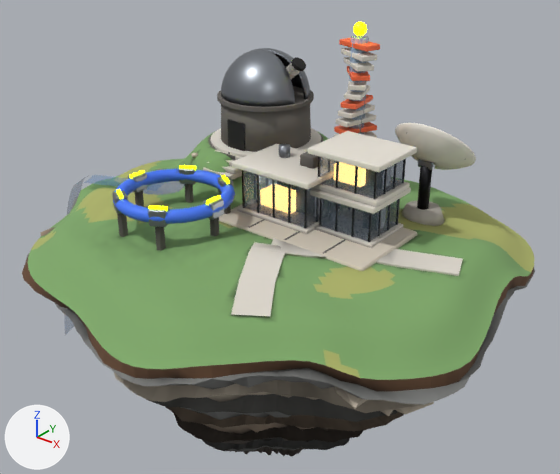
Renders of the glTF model public/models/islands/research.glb from each side of a commit.
One viewpoint serves both versions: a camera (50 mm lens) standing at (13.8, -17.12, 10.36) and looking at (-0.22, 0.41, -0.51). Lighting does not change. The marker at lower left points along +X, +Y and +Z. The older version comes first. Where no turn or scale is listed for an object, it has been applied to the vertices. Vertices at exactly the same position are counted once.

Names of what the first picture shows: 'anim_spin_dish', 'anim_spin_dome', 'buildings', 'foundation', 'landmarks', 'props', 'terrain' and 3 more.
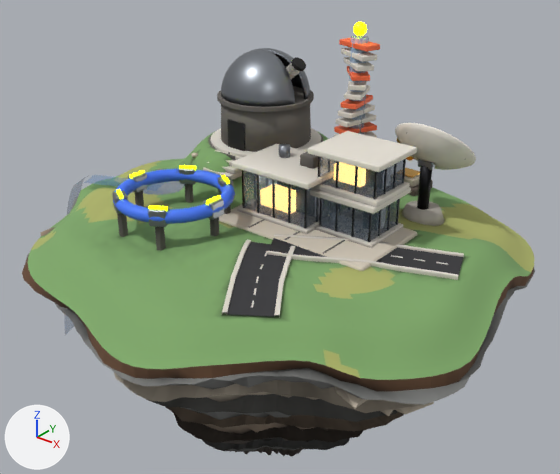
Where the newer file only moved an object's origin or applied its transform, the numbers keep the older frame.

The change, as JSON lines over the scene's bpy script:
```json
{"op": "add", "block": "mat_m_gold", "code": ["mat_m_gold = bpy.data.materials.new('M_gold')", "# nodes: BsdfPrincipled, Mix, OutputMaterial, VertexColor", "# colours: orange #f1b84b, mixed with the vertex colours"]}
{"op": "add", "block": "mat_m_asphalt", "code": ["mat_m_asphalt = bpy.data.materials.new('M_asphalt')", "# nodes: BsdfPrincipled, Mix, OutputMaterial, VertexColor", "# colours: dark grey #3a3a3d, mixed with the vertex colours"]}
{"block": "me_terrain", "where": "# used by ob_terrain; location = (0.05, -0.26, 0.53)"}
{"op": "remove", "block": "me_terrain", "code": "me_terrain.from_pydata(...)  # 4429 vertices, 8646 faces; spans x -7.6..7.6, y -7.2..7.2, z -1.2..1.2"}
{"op": "add", "block": "me_terrain", "code": "me_terrain.from_pydata(...)  # 4645 vertices, 8946 faces; spans x -7.6..7.6, y -7.2..7.2, z -1.2..1.2"}
{"block": "me_terrain", "change": "me_terrain part 1: a new loose piece of 64 vertices spanning x 1.5..6.2, y -2.2..0.1, z -0.2..0.2, in mat_m_concrete_light"}
{"block": "me_terrain", "change": "me_terrain part 2: a new loose piece of 64 vertices spanning x 0.9..5.8, y -1.1..1.3, z -0.2..0.1, in mat_m_concrete_light"}
{"block": "me_terrain", "change": "me_terrain part 3: a new loose piece of 44 vertices spanning x 0.6..2.7, y -5.2..-1.9, z -0.2..0.2, in mat_m_concrete_light"}
{"block": "me_terrain", "change": "me_terrain part 4: 67 vertices moved from x 1.3..6.1, y -5.0..1.1, z -0.2..0.1 to x 1.3..6.2, y -5.1..1.2, z -0.2..0.1; 47 vertices removed from x 0.8..4.2, y -3.6..0.4, z -0.2..0.2; 91 vertices added at x 0.7..4.2, y -4.4..0.5, z -0.2..0.2"}
{"block": "me_terrain", "change": "me_terrain part 5: 774 kept faces spanning x -0.9..6.2, y -5.5..6.5, z -0.6..1.0 get new vertex colours"}
{"block": "me_terrain", "change": "me_terrain part 6: 61 faces spanning x 1.9..6.2, y -5.1..1.2, z -0.2..0.0 switch from mat_m_concrete_light to mat_m_asphalt"}
{"block": "me_buildings", "where": "# used by ob_buildings; location = (-0.06, 1.71, 2.85)"}
{"op": "remove", "block": "me_buildings", "code": "me_buildings.from_pydata(...)  # 924 vertices, 1724 faces; spans x -4.16..4.16, y -2.51..2.51, z -2.62..2.62"}
{"op": "add", "block": "me_buildings", "code": "me_buildings.from_pydata(...)  # 996 vertices, 1856 faces; spans x -4.16..4.16, y -2.51..3.87, z -2.66..2.62"}
{"block": "me_buildings", "change": "me_buildings part 7: a new loose piece of 24 vertices spanning x 1.5..2.12, y 2.93..3.55, z -2.08..-2.03, in mat_m_gold"}
{"block": "me_buildings", "change": "me_buildings part 8: a new loose piece of 24 vertices spanning x 1.19..2.44, y 2.62..3.87, z -2.66..-2.36, in mat_m_stone_dark"}
{"block": "me_buildings", "change": "me_buildings part 9: a new loose piece of 24 vertices spanning x 1.36..2.26, y 2.79..3.69, z -2.36..-2.08, in mat_m_stone_light"}
{"op": "add", "block": "me_buildings", "code": "me_buildings.materials.append(mat_m_gold)"}
{"op": "add", "block": "me_buildings", "code": "me_buildings.materials.append(mat_m_stone_dark)"}
{"op": "add", "block": "me_buildings", "code": "me_buildings.materials.append(mat_m_stone_light)"}
```

Location of each change, (x1, y1, x2, y2) in pixels of the pictures (560 x 474 px; the box of a moved part takes in the faces that stretch with it):
```json
{"part": 1, "of": "me_terrain", "change": "added", "after": [267, 251, 459, 280]}
{"part": 2, "of": "me_terrain", "change": "added", "after": [274, 234, 464, 257]}
{"part": 3, "of": "me_terrain", "change": "added", "after": [222, 239, 251, 314]}
{"part": 4, "of": "me_terrain", "change": "moved or reshaped", "before": [232, 238, 400, 286], "after": [232, 238, 400, 318]}
{"part": 5, "of": "me_terrain", "change": "recoloured", "before": [214, 177, 471, 323], "after": [214, 187, 471, 323]}
{"part": 6, "of": "me_terrain", "change": "recoloured", "before": [231, 250, 463, 316], "after": [231, 250, 463, 316]}
{"part": 7, "of": "me_buildings", "change": "added", "after": [396, 168, 420, 178]}
{"part": 8, "of": "me_buildings", "change": "added", "after": [408, 180, 433, 196]}
{"part": 9, "of": "me_buildings", "change": "added", "after": [391, 168, 420, 187]}
```
